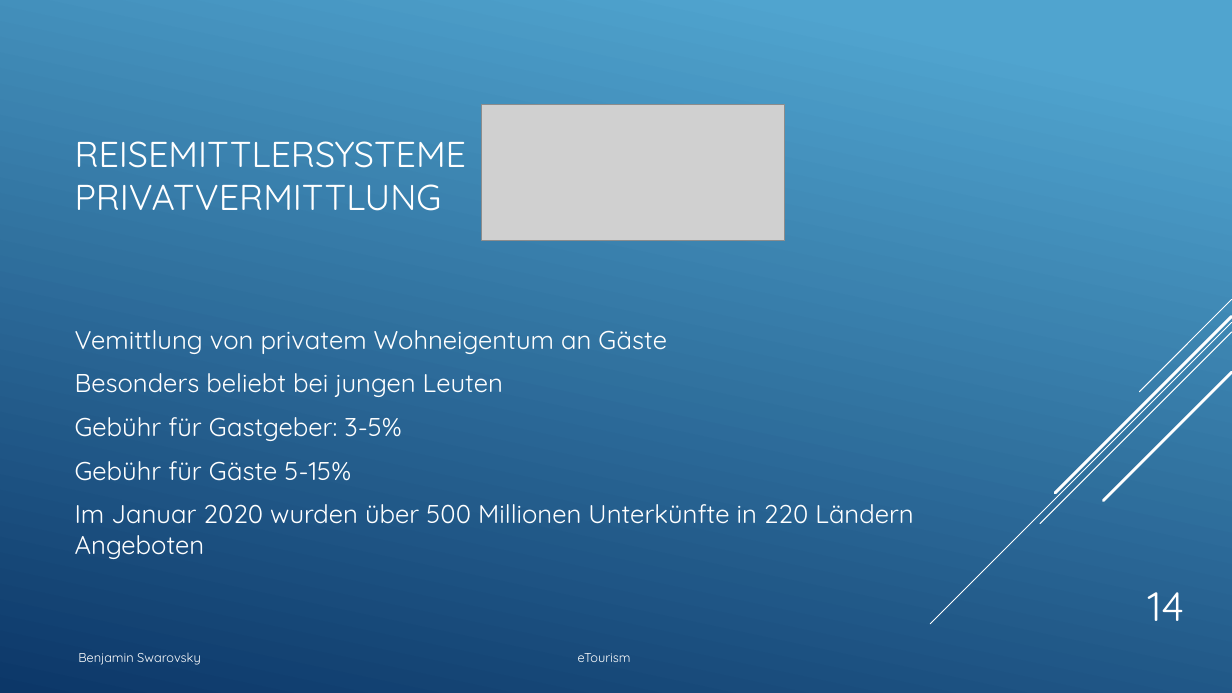
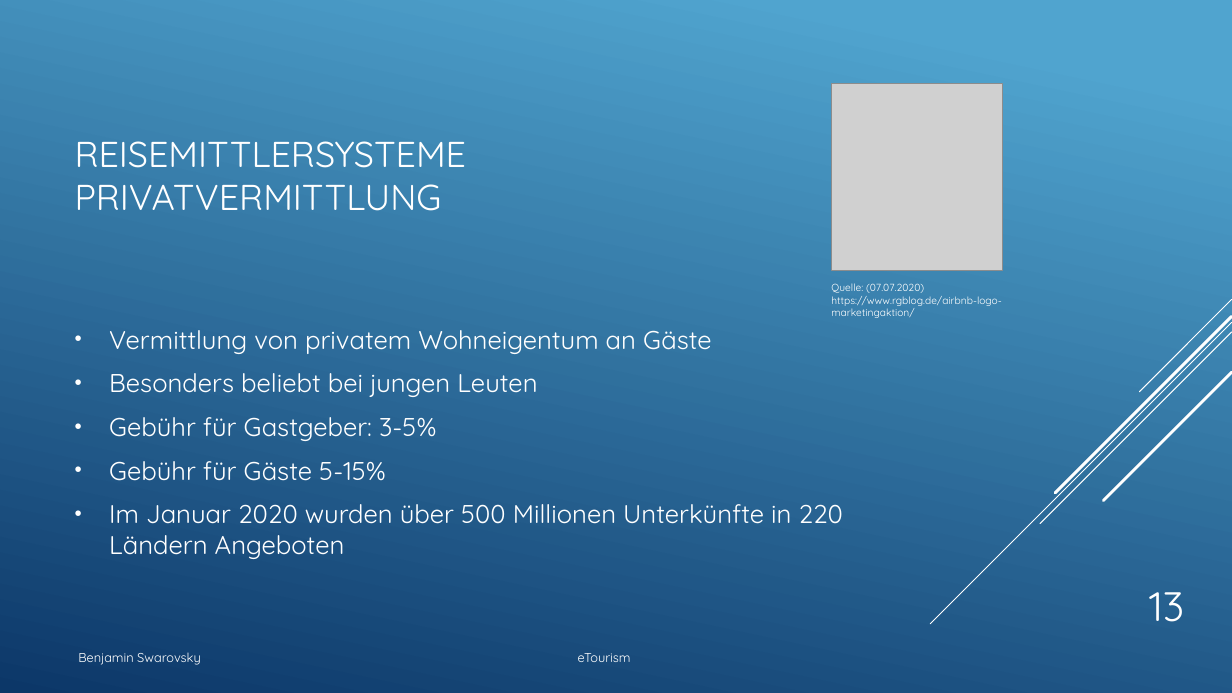
Before and after one commit to BenjaminS01/eTourism, a slide deck: slide 13 of Etourism1.pptx (slide 14 before the commit). Drawn at 1232x693 pixels with LibreOffice and Linux fonts; fonts in the diff are those of the drawing; grey boxes stand for pictures. Boxes give left, top, right and bottom in pixels: in the first picture for what was removed or moved away, otherwise in the second. Text is boxed around its words. In the diff, an @@ line names an element or a change of style, - is before the commit and + after.

```diff
--- a/Etourism1.pptx
+++ b/Etourism1.pptx
@@ picture added at box(832, 83, 1003, 270) @@
@@ picture removed at box(482, 104, 785, 240) @@
@@ text added at box(831, 283, 1001, 318), 8 pt, text #FFFFFF @@
+Quelle: (07.07.2020) https://www.rgblog.de/airbnb-logo-marketingaktion/
@@ text at box(109, 330, 712, 354): text changed @@
-Vemittlung von privatem Wohneigentum an Gäste
+• Vermittlung von privatem Wohneigentum an Gäste
@@ text at box(109, 373, 843, 559): bullet none to • @@
@@ page number at box(1149, 592, 1184, 622): text changed @@
-14
+13
```
Also in this commit, not shown: 12 other slides changed, 2 slides removed, 1 other file.
